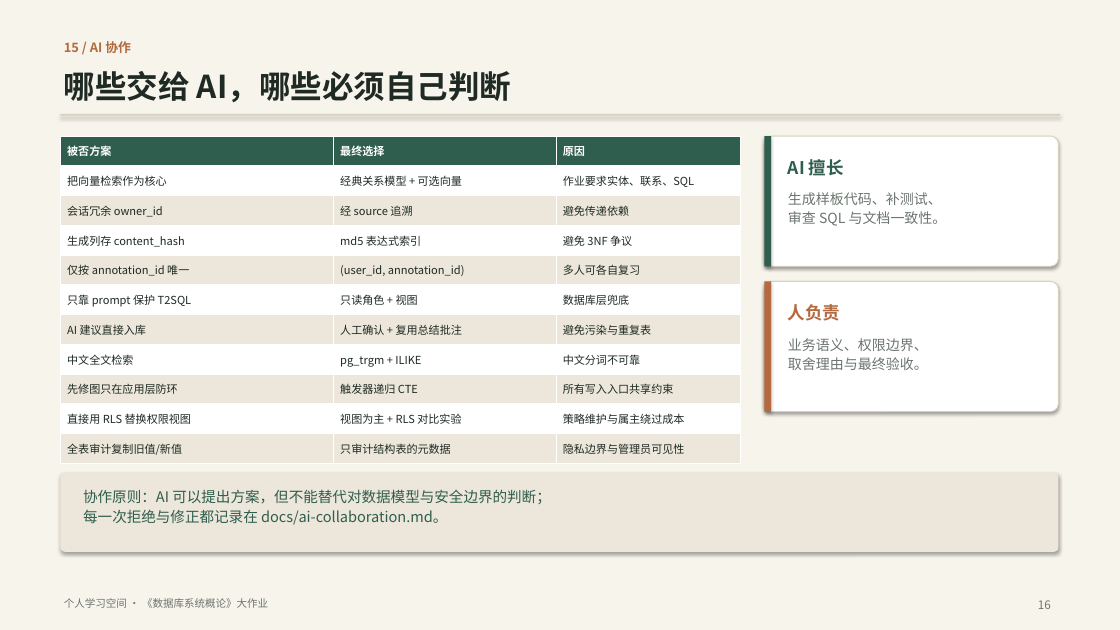
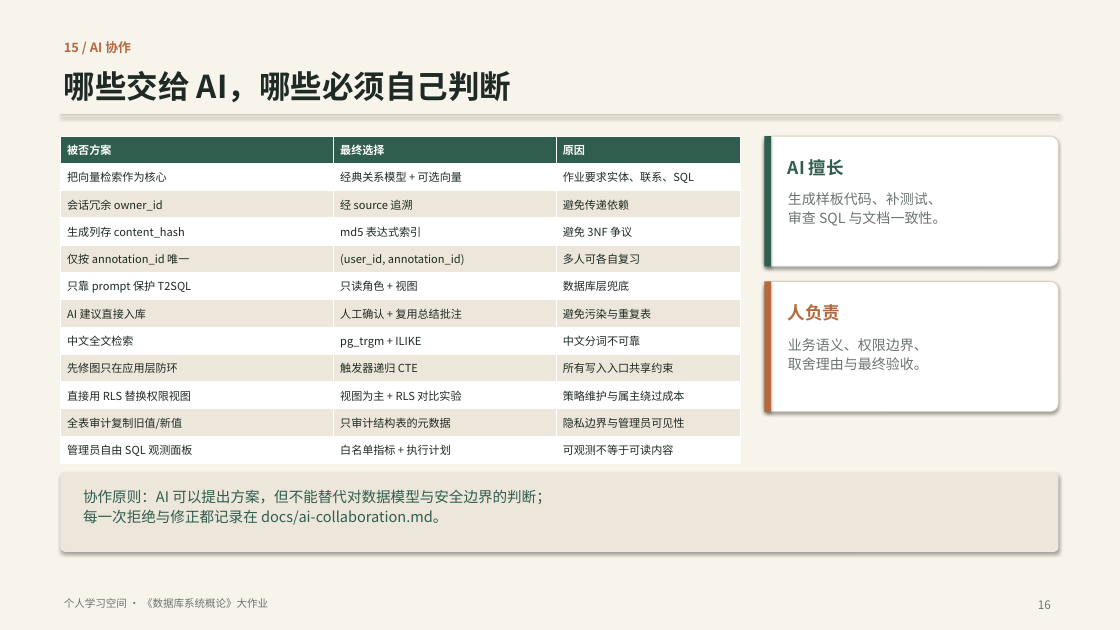
Before and after one commit to ycl-berserk/2026Database, a slide deck: slide 16 of docs/汇报.pptx. Drawn at 1120x630 pixels with LibreOffice and Linux fonts; fonts in the diff are those of the drawing. Boxes give left, top, right and bottom in pixels: in the first picture for what was removed or moved away, otherwise in the second. Text is boxed around its words. In the diff, an @@ line names an element or a change of style, - is before the commit and + after.

Commit message:
feat: 数据库观测页与统计指标（D3）
新增管理员观测页，聚合 pg_stat_database / pg_stat_io / 用户表与索引统计，
并提供 4 个白名单 EXPLAIN (FORMAT JSON) 计划；不提供任意 SQL 输入。
迁移 008 条件安装 pg_stat_statements，未预加载时页面降级。
慢查询只保留 DML/SELECT，过滤扩展与 EXPLAIN 自身。

```diff
--- a/docs/汇报.pptx
+++ b/docs/汇报.pptx
@@ table at (60,136,741,464) @@
+row 12: 管理员自由 SQL 观测面板 | 白名单指标 + 执行计划 | 可观测不等于可读内容
```
Also in this commit, not shown: 4 other slides changed, 57 other files.
